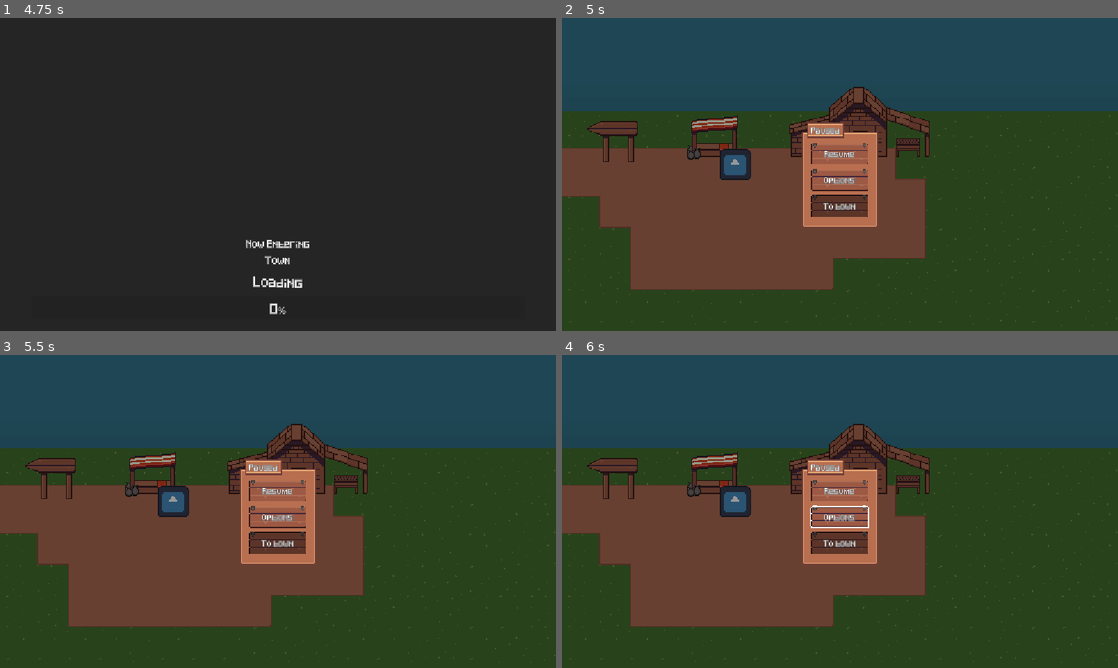
Above: before the commit, frames 1-4 (two rows, left to right).
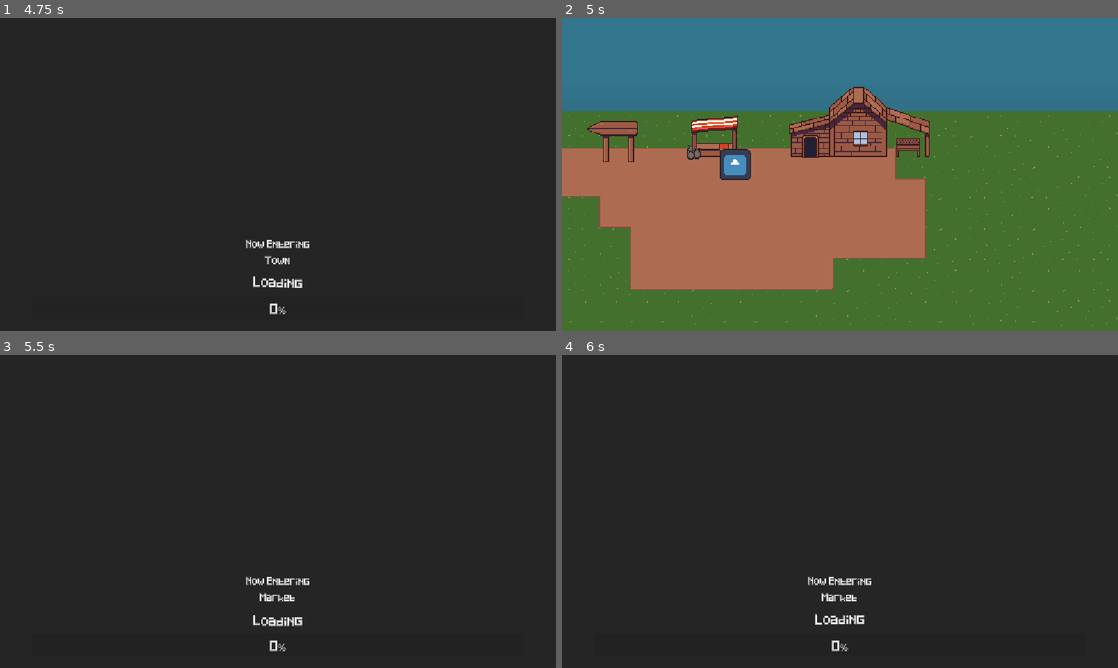
Above: after the commit, the same moments.

Repository: jakoofficial/DigNew
Game: Godot game, scene res://Scenes/main_menu.tscn
The game is run twice, just before and just after one commit, with the same random seed, the same clock (stepped at 60 frames per second) and the same inputs. The engine's default icon, where the game draws it, is replaced by a stand-in: a white triangle on a blue panel in a dark square.
Inputs (mouse positions are in pixels of both pictures, inside the frame that each line leads up to):
- Up to frame 1 (4.75 s): click "New Game" at 0.5 s; move the mouse to (400, 158) at 1.27 s; hold D (right) 1.28-2.78 s; tap B at 1.35, 3.6 s; click (400, 158) at 1.42 s; tap Space at 1.52, 2.27, 3.77, 4.52 s; move the mouse to (150, 143) at 2.02 s; tap R at 2.1, 4.35 s; click (150, 143) at 2.17 s; move the mouse to (333, 105) at 2.77 s; hold A (left) 2.78-3.53 s; tap P at 2.85 s; click (333, 105) at 2.92 s; move the mouse to (38, 49) at 3.52 s; hold D (right) from 3.53 s (still down); click (38, 49) at 3.67 s; move the mouse to (444, 221) at 4.27 s; click (444, 221) at 4.42 s
- Up to frame 2 (5 s): keep holding D (right); tap Escape at 4.9 s
- Up to frame 3 (5.5 s): move the mouse to (111, 464) at 5.02 s; release D (right) at 5.03 s; hold A (left) from 5.03 s (still down); tap P at 5.1 s; click (111, 464) at 5.17 s; tap Space at 5.27 s
- Up to frame 4 (6 s): move the mouse to (867, 511) at 5.77 s; release A (left) at 5.78 s; hold D (right) from 5.78 s (still down); tap B at 5.85 s; click (867, 511) at 5.92 s

Frame 1 is identical in both runs. In frame 2, 97% of the frame differs, in the area x 0-100%, y 0-100%; in frame 3, 98%; in frame 4, 98%.

Commit message:
Pause menu issue where selecting an button with either keyboard or mouse selects the interactable under/on

Diff:
--- a/Nodes/UI/ConfirmBox.tscn
+++ b/Nodes/UI/ConfirmBox.tscn
@@ -22,6 +22,7 @@
 region = Rect2(128, 73, 116, 33)
 
 [node name="ConfirmBox" type="Control" unique_id=1259830081]
+process_mode = 3
 layout_mode = 3
 anchors_preset = 15
 anchor_right = 1.0
--- a/Nodes/UI/pause_menu.tscn
+++ b/Nodes/UI/pause_menu.tscn
@@ -24,6 +24,7 @@
 
 [node name="PauseMenu" type="Control" unique_id=844130493]
 process_mode = 3
+process_priority = -2
 layout_mode = 3
 anchors_preset = 15
 anchor_right = 1.0
@@ -41,6 +42,7 @@
 anchor_bottom = 1.0
 grow_horizontal = 2
 grow_vertical = 2
+mouse_filter = 0
 texture = SubResource("AtlasTexture_f5wqb")
 expand_mode = 1
 
--- a/Scripts/Globals/GameManager.gd
+++ b/Scripts/Globals/GameManager.gd
@@ -6,6 +6,7 @@
 
 var Player: CharacterBody2D
 var playerPosBuilding: Vector2 = Vector2.ZERO
+var PauseMenu: Control
 
 enum Scenes {
 	MainMenu,
@@ -35,6 +36,12 @@
 	AM.initAction("Pause", FKS.NewKey(KEY_ESCAPE))
 
 func _process(_delta: float) -> void:
+	if curScene != null:
+		if curScene.canPause and FK.JustReleased(AM.action("Pause")):
+			GM.afterPauseNotDone = true
+			paused = !paused
+			if paused: PauseMenu.resume.grab_focus()
+	get_tree().paused = paused
 	# When a dig is over
 	if curScene != null and curScene.canReset:
 		if FK.JustReleased(AM.action("ResetDig")):
@@ -42,14 +49,10 @@
 		if FK.JustReleased(AM.action("Back")):
 			await PS.add_to_global_inv(GM.curUI.backpack.inventory)
 			_load_scene(Scenes.Town)
-	if curScene != null:
-		if curScene.canPause and FK.JustReleased(AM.action("Pause")):
-			GM.afterPauseNotDone = true
-			paused = !paused
-	get_tree().paused = paused
 
 var SceneEntering: String = "asd"
 func _load_scene(scene: Scenes) -> void:
+	if paused: return
 	var path = "res://Scenes/main_menu.tscn"
 
 	match scene:
--- a/Scripts/Town/go_to_mine_sign.gd
+++ b/Scripts/Town/go_to_mine_sign.gd
@@ -12,11 +12,13 @@
 	body_exited.connect(_player_leave)
 
 func _process(_delta: float) -> void:
+	if GM.paused: canClick = false; canInteract = false; return
 	if (canClick and FK.JustReleased(AM.action("Select"))) or (canInteract and FK.JustReleased(AM.action("Interact"))):
 		GM.playerPosBuilding = player_pos.global_position
 		GM._load_scene(GM.Scenes.DigZone)
 
 func _hovered(is_hovered: bool) -> void:
+	if GM.paused: return
 	if is_hovered:
 		Input.set_default_cursor_shape(Input.CURSOR_POINTING_HAND)
 		GM.curUI.emit_signal("setOverlay", OverlayName, true)
@@ -27,6 +29,7 @@
 	canClick = true if is_hovered else false
 
 func _player_collide(body: Node2D) -> void:
+	if GM.paused: return
 	if body.is_in_group("Player"):
 		GM.curUI.emit_signal("setOverlay", OverlayName, true)
 		canInteract = true
--- a/Scripts/Town/market.gd
+++ b/Scripts/Town/market.gd
@@ -12,11 +12,13 @@
 	body_exited.connect(_player_leave)
 
 func _process(_delta: float) -> void:
+	if GM.paused: return
 	if (canClick and FK.JustReleased(AM.action("Select"))) or (canInteract and FK.JustReleased(AM.action("Interact"))):
 		GM.playerPosBuilding = player_pos.global_position
 		GM._load_scene(GM.Scenes.Market)
 
 func _hovered(is_hovered: bool) -> void:
+	if GM.paused: return
 	if is_hovered:
 		Input.set_default_cursor_shape(Input.CURSOR_POINTING_HAND)
 		GM.curUI.emit_signal("setOverlay", OverlayName, true)
@@ -27,6 +29,7 @@
 	canClick = true if is_hovered else false
 
 func _player_collide(body: Node2D) -> void:
+	if GM.paused: return
 	if body.is_in_group("Player"):
 		GM.curUI.emit_signal("setOverlay", OverlayName, true)
 		canInteract = true
--- a/Scripts/Town/upgrade_station.gd
+++ b/Scripts/Town/upgrade_station.gd
@@ -12,6 +12,7 @@
 	body_exited.connect(_player_leave)
 
 func _process(_delta: float) -> void:
+	if GM.paused: return
 	if (canClick and FK.JustReleased(AM.action("Select"))) or (canInteract and FK.JustReleased(AM.action("Interact"))):
 		GM.playerPosBuilding = player_pos.global_position
 		GM._load_scene(GM.Scenes.UpgradeArea)
--- a/Scripts/UI/pause_menu.gd
+++ b/Scripts/UI/pause_menu.gd
@@ -6,6 +6,7 @@
 @onready var confirm_box: Control = $ConfirmBox
 
 func _ready() -> void:
+	GM.PauseMenu = self
 	resume.connect("button_up", ResumeBtn)
 	options.connect("pressed", OptionsBtn)
 	town.connect("button_up", TownBtn)
